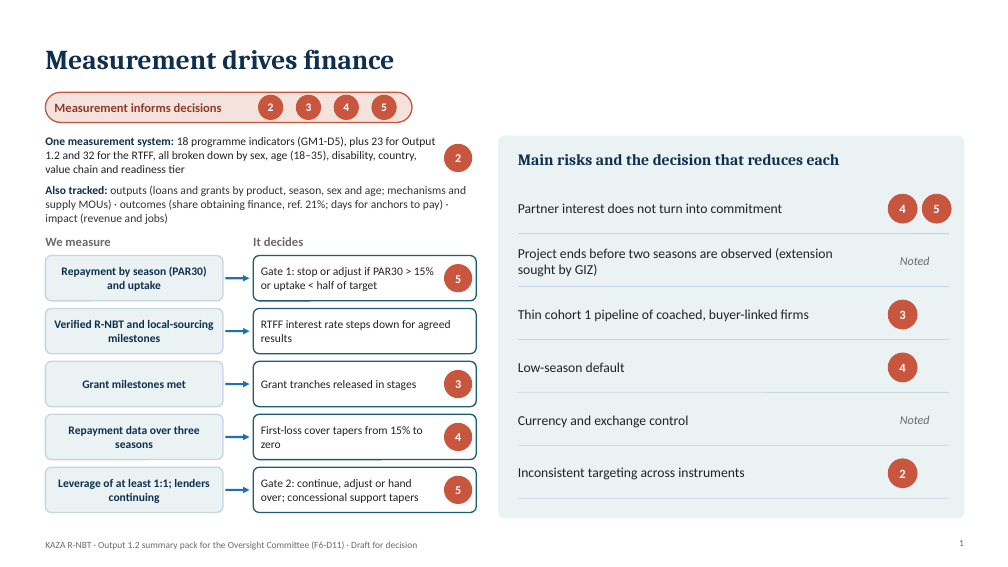
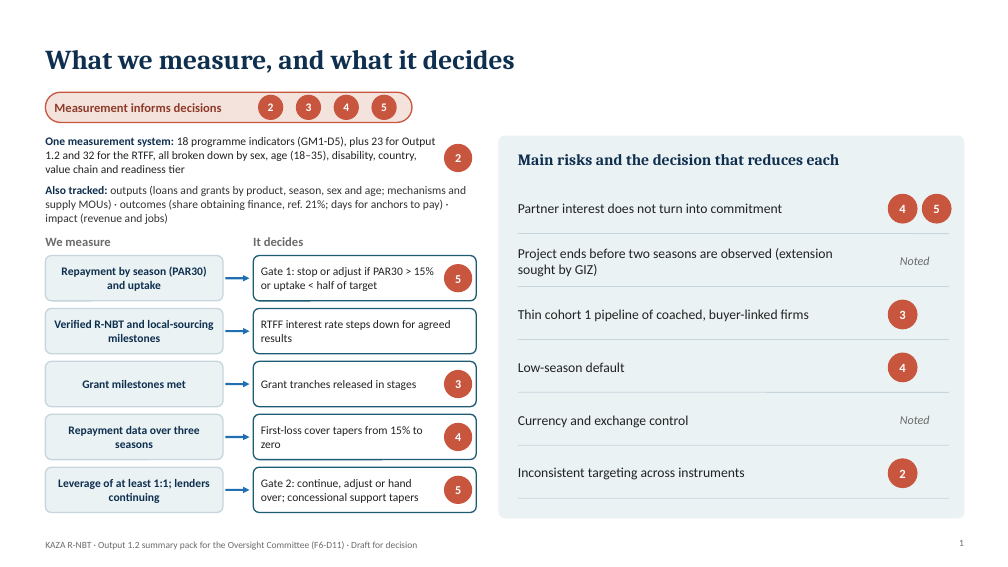
Before and after one commit to modestanz/GIZ-Works, a slide deck: slide 1 of deliverables/F6-D11_Slide11_Measurement_Option.pptx. Drawn at 1008x567 pixels with LibreOffice and Linux fonts; fonts in the diff are those of the drawing; background and template pictures are left out. Boxes give left, top, right and bottom in pixels: in the first picture for what was removed or moved away, otherwise in the second. Text is boxed around its words. In the diff, an @@ line names an element or a change of style, - is before the commit and + after.

```diff
--- a/deliverables/F6-D11_Slide11_Measurement_Option.pptx
+++ b/deliverables/F6-D11_Slide11_Measurement_Option.pptx
@@ title at (x1=45, y1=50, x2=515, y2=73): text changed @@
-Measurement drives finance
+What we measure, and what it decides
```
Also in this commit, not shown: 5 other files.
